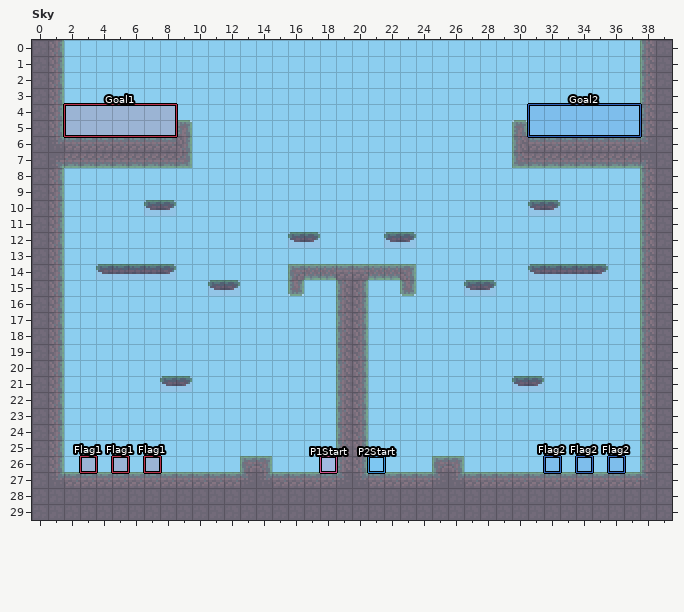
A LDtk project gets an edit: assets/src/levels/arena.ldtk. The picture above was drawn from the file before the commit.
Cells are 8x8 px. Shown: Sky x 0..39, y 0..29. The commit also changed other parts of the map, which this record leaves out.
After:
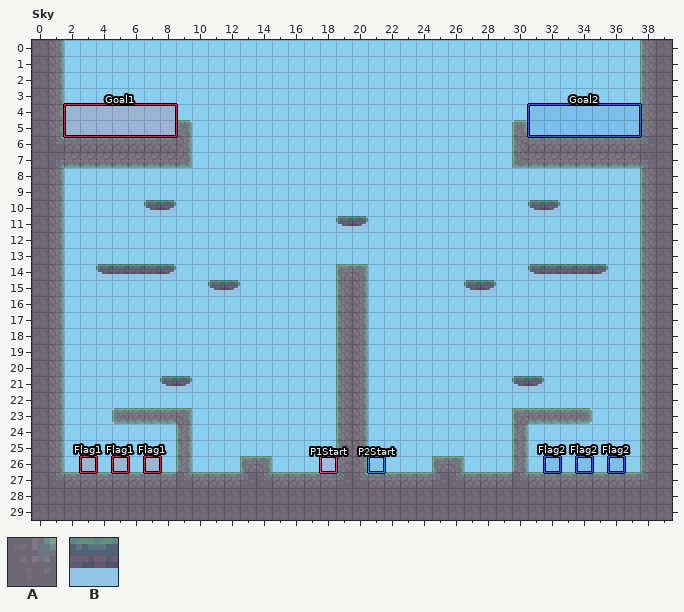
Key: from "Collision": A 1 "Solid", B 2 "OneWay".
_ is an empty cell, . an unchanged one.
Diff:
--- layer "Collision"
@@ x 16..23 @@
-11 ...__...
-12 BB....BB
+11 ...BB...
+12 __....__
@@ x 16..23 @@
-14 AAA..AAA
-15 A......A
+14 ___..___
+15 _......_
@@ x 5..34 @@
-23 _____...................._____
-24 ...._...................._....
-25 ...._...................._....
-26 ...._...................._....
+23 AAAAA....................AAAAA
+24 ....A....................A....
+25 ....A....................A....
+26 ....A....................A....
